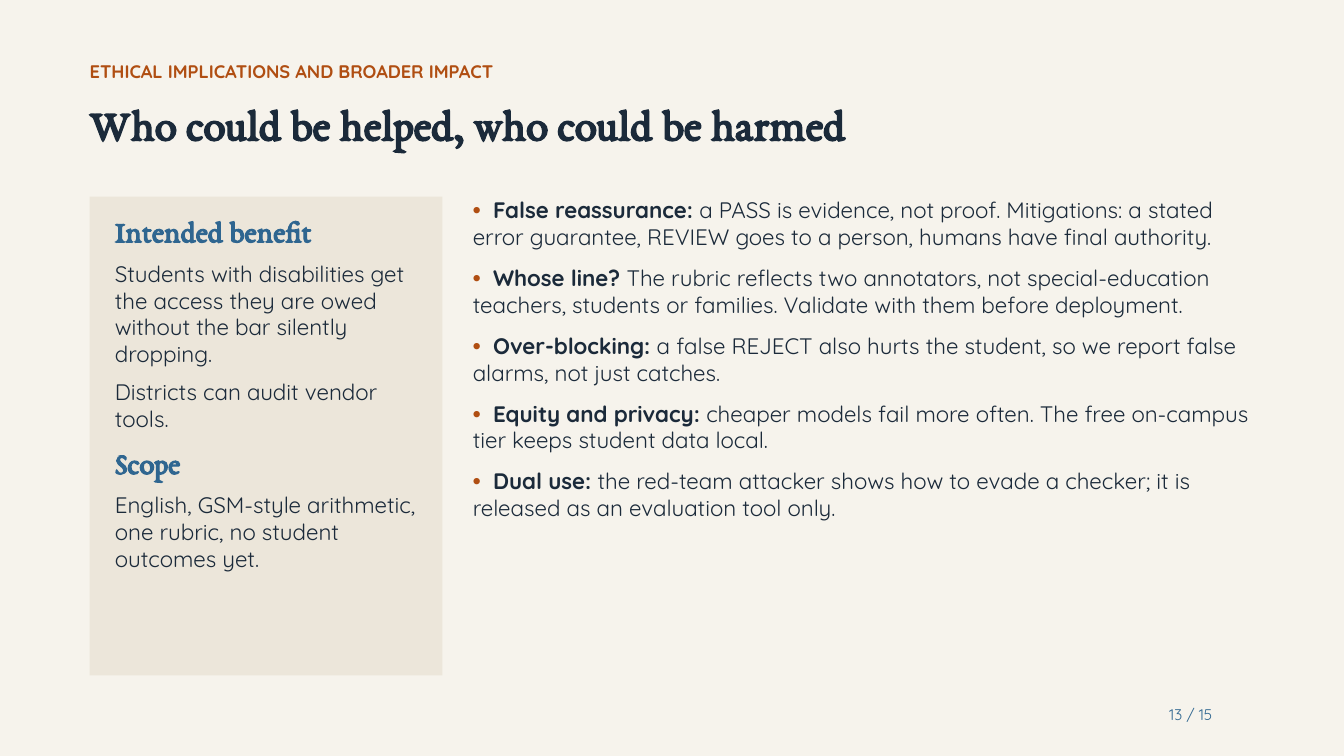
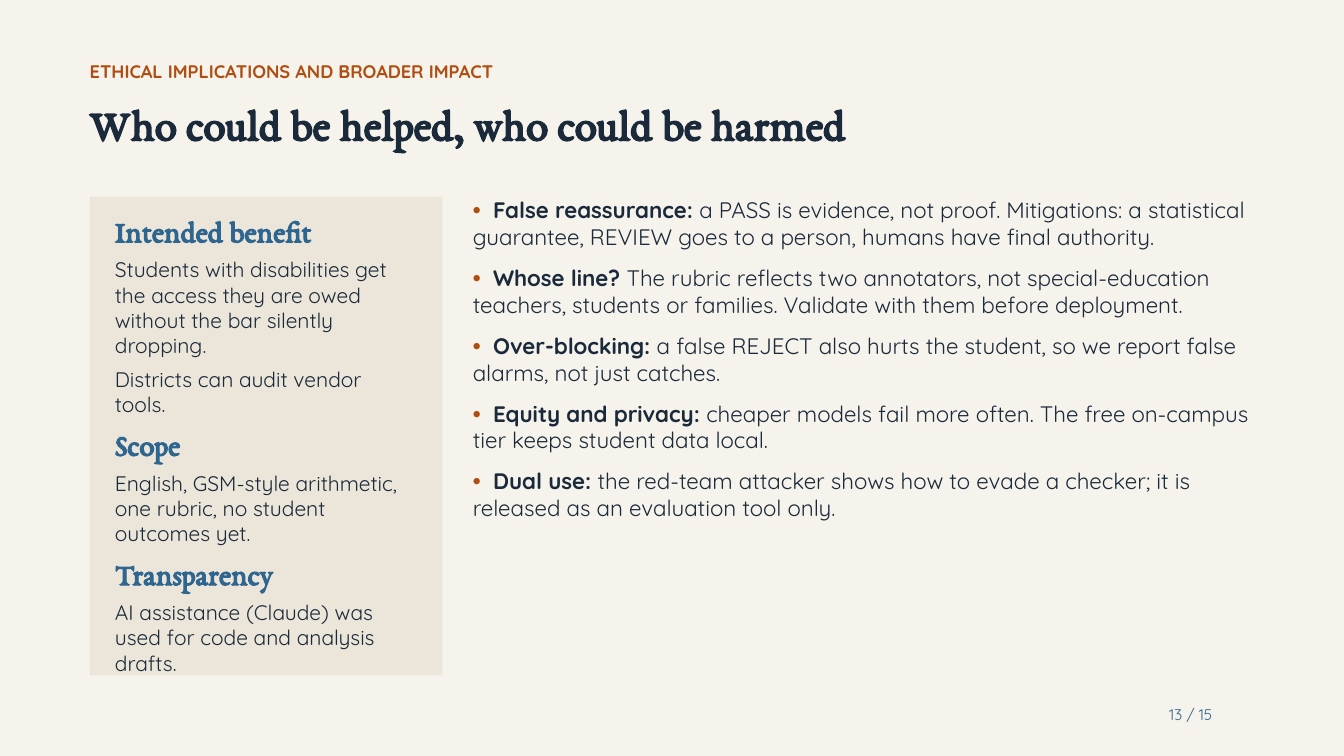
Before and after one commit to harshitaggarwal01/cs2880, a slide deck: slide 13 of docs/video/SafeAdapt-Math_video_nov23.pptx. Drawn at 1344x756 pixels with LibreOffice and Linux fonts; fonts in the diff are those of the drawing. Boxes give left, top, right and bottom in pixels: in the first picture for what was removed or moved away, otherwise in the second. Text is boxed around its words. In the diff, an @@ line names an element or a change of style, - is before the commit and + after.

```diff
--- a/docs/video/SafeAdapt-Math_video_nov23.pptx
+++ b/docs/video/SafeAdapt-Math_video_nov23.pptx
@@ text at box(473, 201, 1245, 250): text changed @@
-• False reassurance: a PASS is evidence, not proof. Mitigations: a stated error guarantee, REVIEW goes to a person, humans have final authority.
+• False reassurance: a PASS is evidence, not proof. Mitigations: a statistical guarantee, REVIEW goes to a person, humans have final authority.
@@ text at box(115, 220, 397, 545): size 16 to 15 pt in "Students with disabilities get the access they ...", "Districts can audit vendor tools.", "English, GSM-style arithmetic, one rubric, no student ..."; less space between paragraphs @@
@@ text at box(115, 565, 375, 671): paragraphs added @@
+Transparency
+AI assistance (Claude) was used for code and analysis drafts.
```
Also in this commit, not shown: 10 other slides changed, 16 other files.
